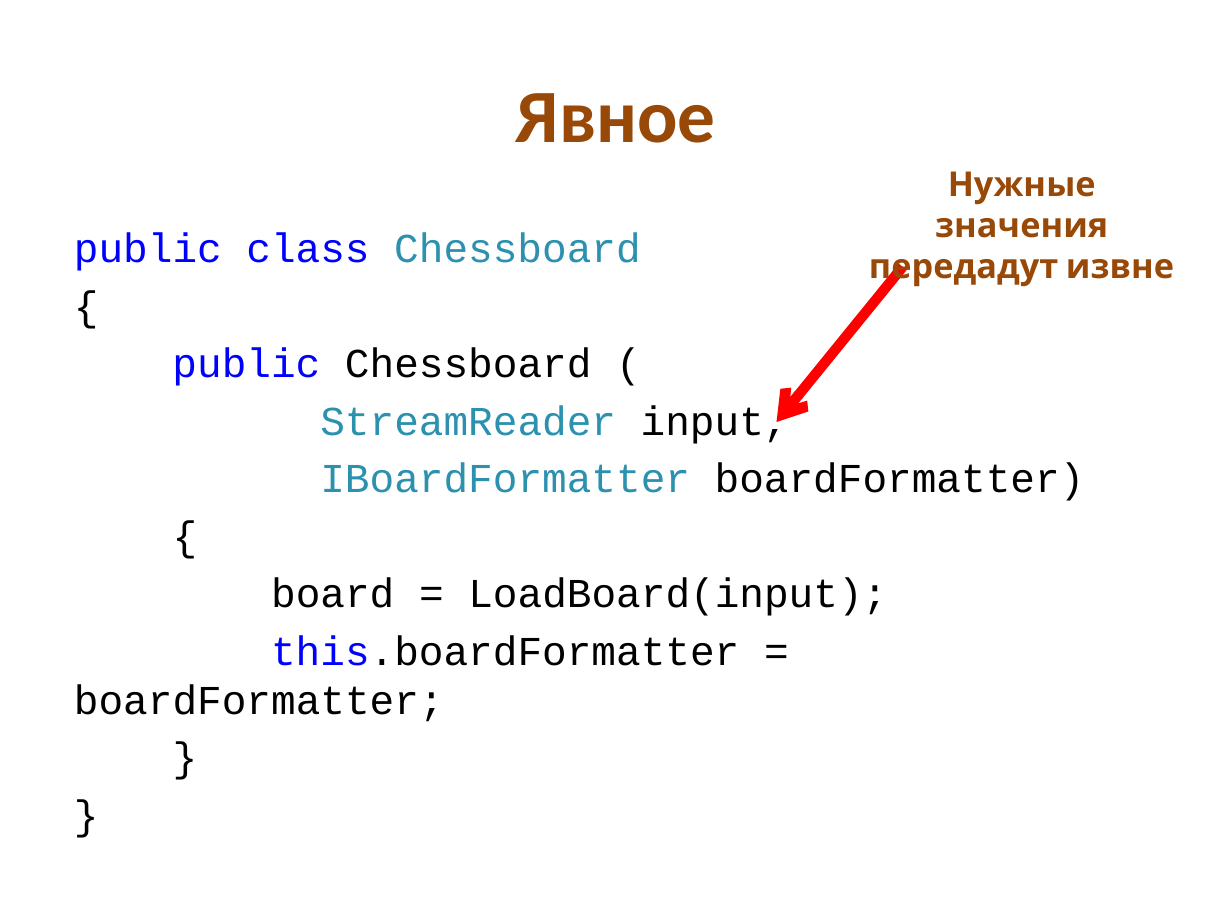
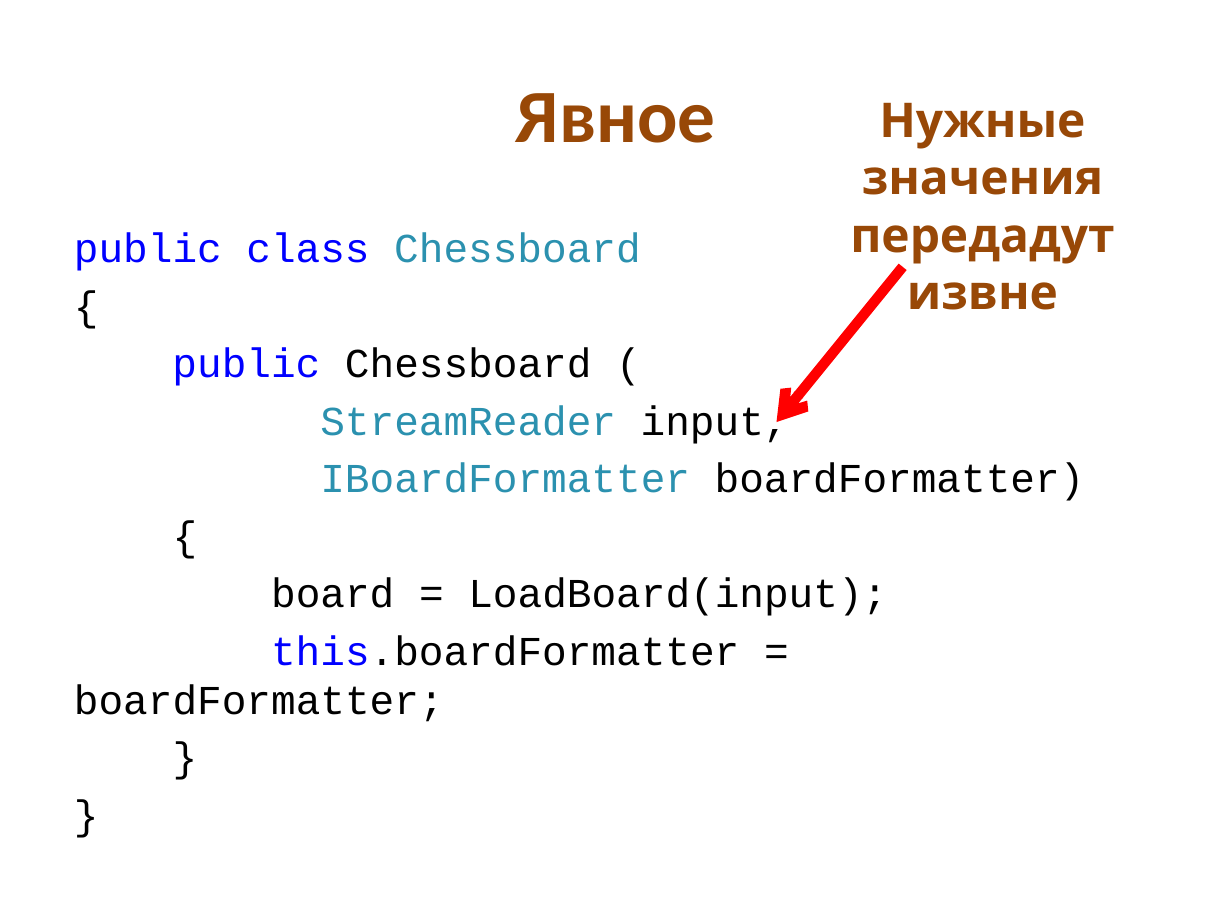
Before and after one commit to kontur-edu/kampus-ekb-2013-11, a slide deck: slide 42 of 02-CleanCode&Testing/CleanCode.pptx. Drawn at 1232x924 pixels with LibreOffice and Linux fonts; fonts in the diff are those of the drawing. Boxes give left, top, right and bottom in pixels: in the first picture for what was removed or moved away, otherwise in the second. Text is boxed around its words. In the diff, an @@ line names an element or a change of style, - is before the commit and + after.

```diff
--- a/02-CleanCode&Testing/CleanCode.pptx
+++ b/02-CleanCode&Testing/CleanCode.pptx
@@ text "Нужные значения передадут извне": place and size @@
-text "Нужные значения передадут извне" at bbox=[869, 171, 1174, 288]
+text "Нужные значения передадут извне" at bbox=[850, 102, 1114, 310]
@@ text "Нужные значения передадут извне" at bbox=[850, 102, 1114, 310]: size 20 to 28 pt @@
```
Also in this commit, not shown: 5 other slides changed, 8 slides added, 2 other files.
